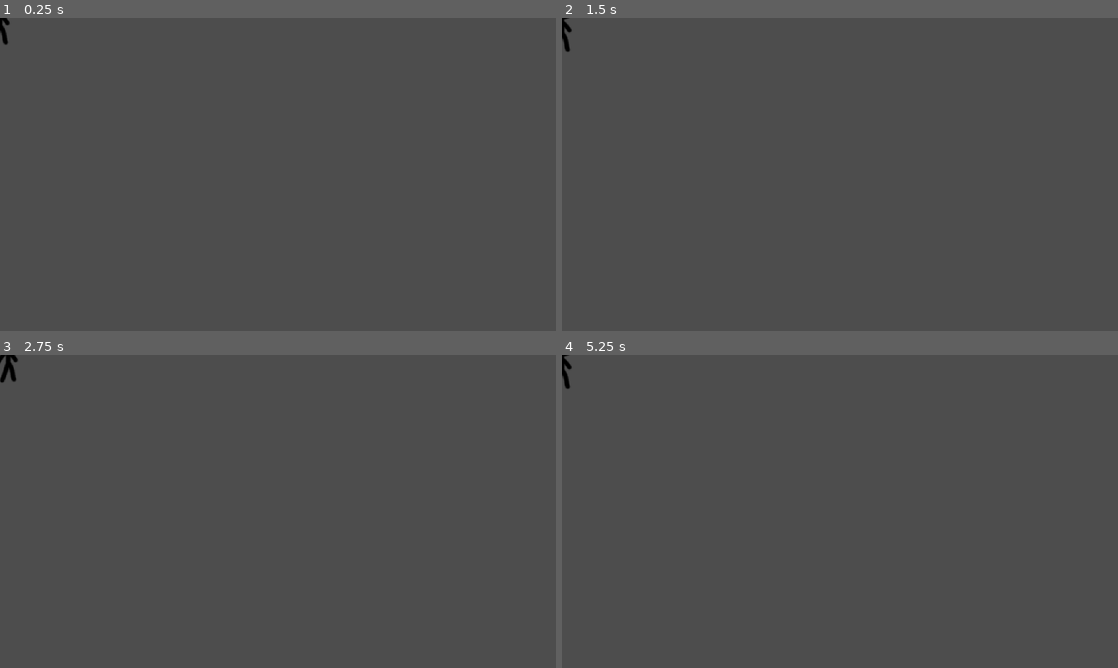
Above: before the commit, frames 1-4 (two rows, left to right).
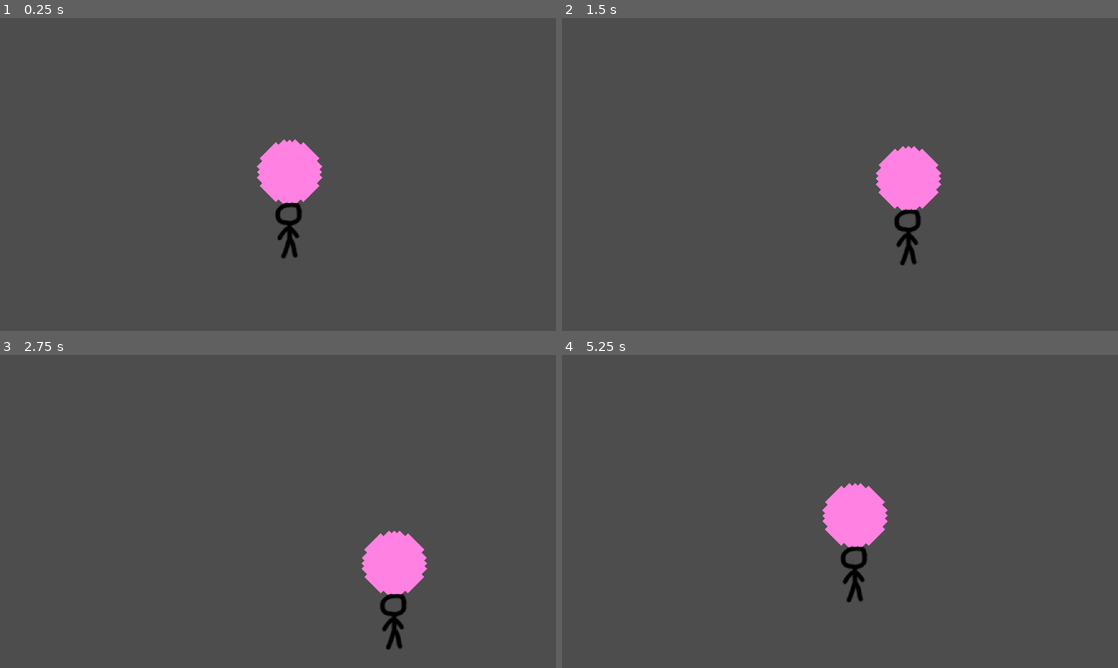
Above: after the commit, the same moments.

Repository: eagle-eye-scouter/GGJ_BubbleBlowing
Game: Godot game, scene res://src/scroll_world.tscn
Same seed, same stepped clock (60 frames per second), same inputs: the game is played once before the commit and once after it.
Inputs:
- Up to frame 1 (0.25 s): no input
- Up to frame 2 (1.5 s): tap Enter at 0.5 s; hold D (player_right) 0.53-1.28 s; hold S (player_down) from 1.28 s (still down)
- Up to frame 3 (2.75 s): release S (player_down) at 2.03 s; hold D (player_right) from 2.03 s (still down)
- Up to frame 4 (5.25 s): release D (player_right) at 2.78 s; hold W (player_up) 2.78-3.53 s; hold A (player_left) 3.53-5.03 s; hold S (player_down) from 5.03 s (still down)

The runs differ from the first frame. In frame 1, 2.3% of the frame differs, in the area x 0-58%, y 0-77%; in frame 2, 2.3%; in frame 3, 2.4%, in the area x 0-77%, y 0-95%; in frame 4, 2.3%.

Commit message:
Update player movement
Add acceleration to the movement

Diff:
--- a/src/player.gd
+++ b/src/player.gd
@@ -1,9 +1,17 @@
 extends Node2D
 
-const HORIZONTAL_SPEED : float = 1000.0
-const VERTICAL_SPEED : float = 900.0
+const HORIZONTAL_ACCELERATION : float = 1000.0
+const VERTICAL_ACCELERATION : float = 900.0
+const ACCELERATION_RATE := Vector2(HORIZONTAL_ACCELERATION, VERTICAL_ACCELERATION)
+const HORI_SPEED_MAX : float = 200
+const VERT_SPEED_MAX : float = 200
+const SPEED_MAX := Vector2(HORI_SPEED_MAX, VERT_SPEED_MAX)
 const INFLATE_SPEED : float = 90.0
 const DEFLATE_SPEED : float = 45.0
+const DECELLERATION : float = 0.90
+const DECCELERATION_RATE := Vector2(DECELLERATION, DECELLERATION)
+
+var velocity := Vector2(0,0)
 
 # Called when the node enters the scene tree for the first time.
 func _ready() -> void:
@@ -13,11 +21,20 @@
 # Called every frame. 'delta' is the elapsed time since the previous frame.
 func _process(delta: float) -> void:
 
+	## First, slow down the speed, so that we can push it to the max.
+	velocity *= DECCELERATION_RATE
+
+	## Get the raw input direction
 	var vector : Vector2 = Input.get_vector("player_left", "player_right", "player_up", "player_down")
 
-	self.position = vector * Vector2(HORIZONTAL_SPEED, VERTICAL_SPEED) * delta
-	#print("delta", delta, ";vector", vector)
+	## Scale the input direction by delta (which is the difference in time between cycles)
+	vector = vector * delta
 
+	## Piecewise multiply the vectors, to enable smoother transition to the desired direction
+	## Clamp the result to prevent excessive speed
+	velocity += (vector * ACCELERATION_RATE).clamp(-SPEED_MAX, SPEED_MAX)
 
+	## Then, have the velocity move the player node (since this script is/was Node2D)
+	self.position += velocity * delta
 
 	pass
